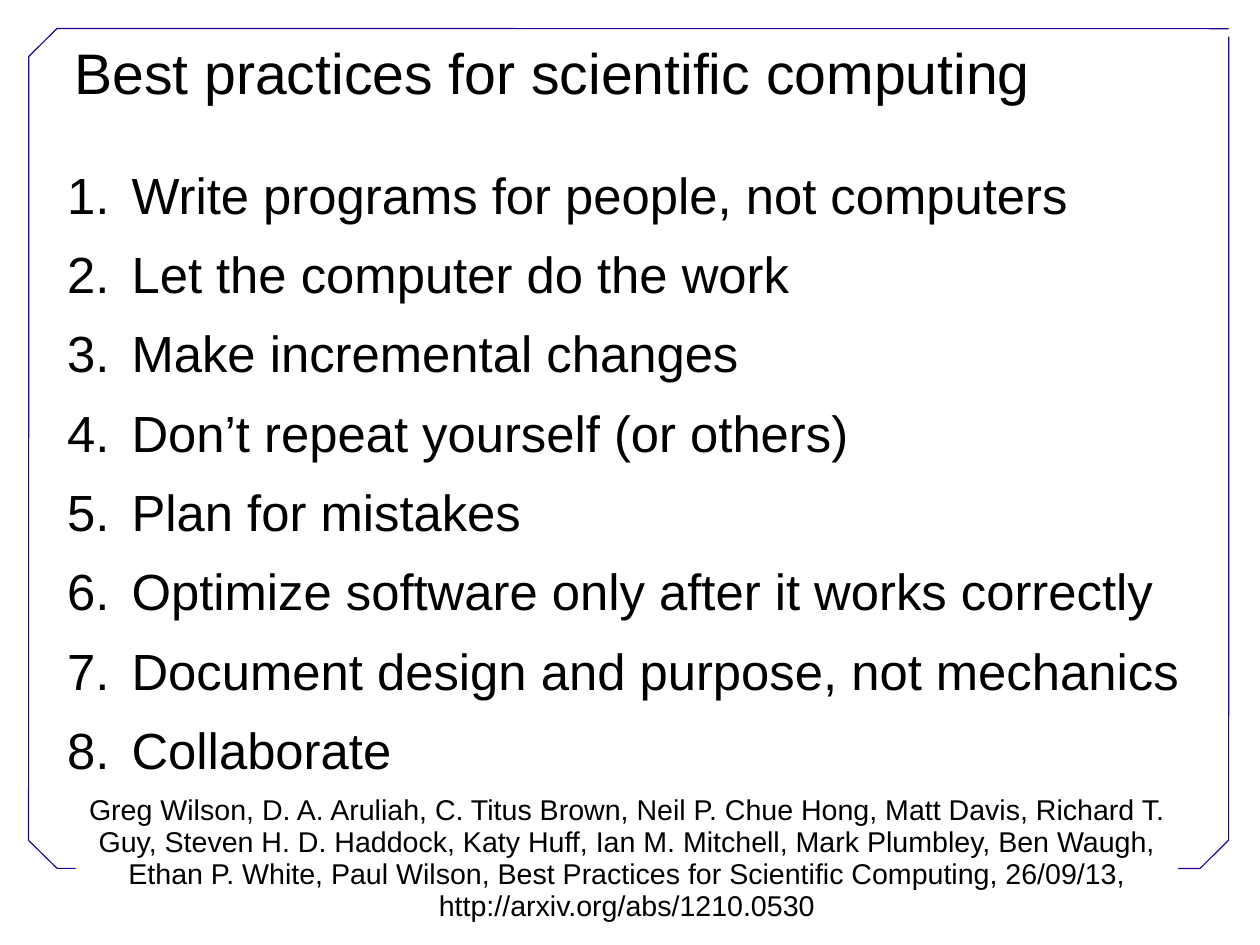
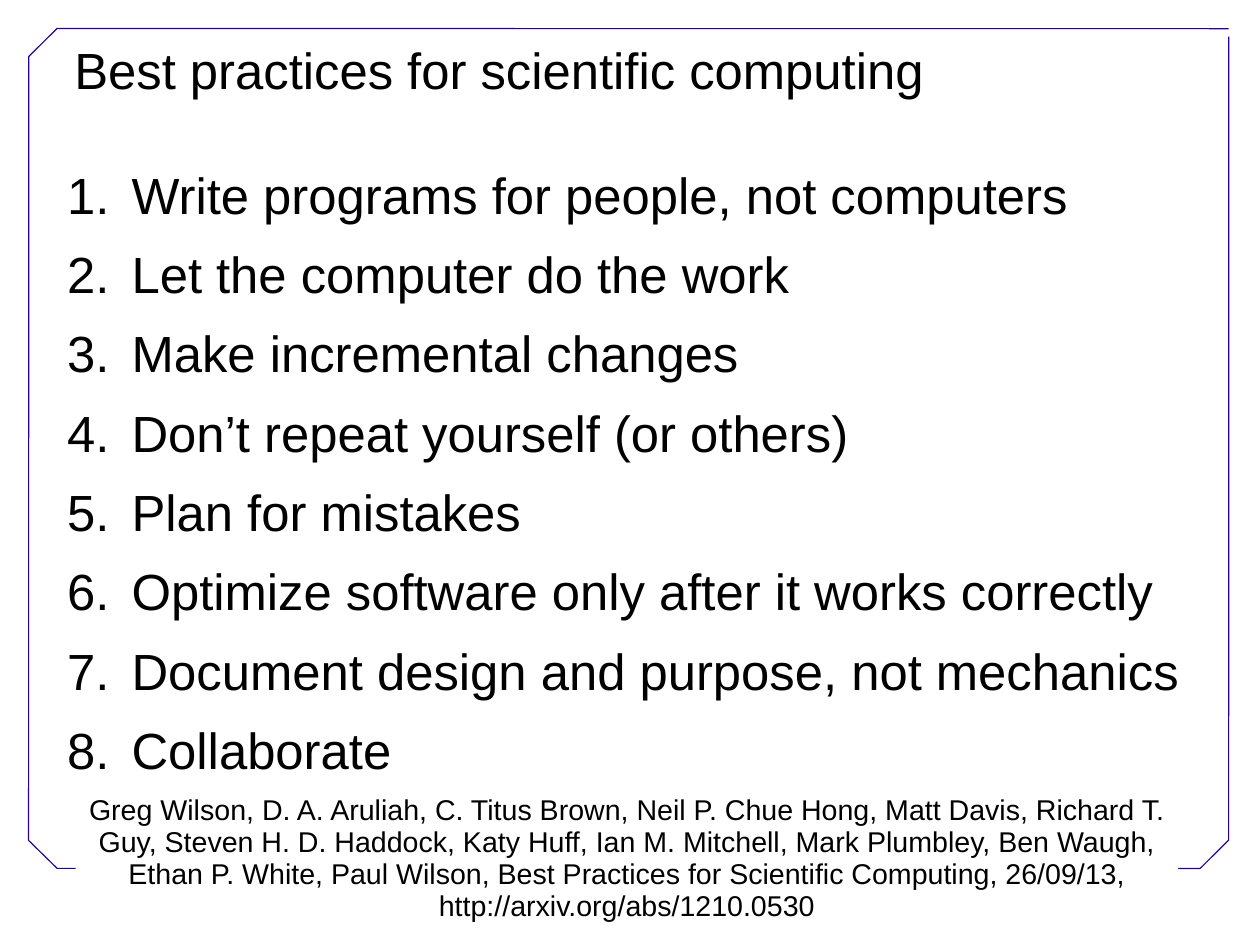
Before and after one commit to wking/swc-boot-camps, a slide deck: slide 2 of lessons/Conclusion.ppt (slide 1 before the commit). Drawn at 1260x945 pixels with LibreOffice and Linux fonts; fonts in the diff are those of the drawing; background and template pictures are left out. Boxes give left, top, right and bottom in pixels: in the first picture for what was removed or moved away, otherwise in the second. Text is boxed around its words. In the diff, an @@ line names an element or a change of style, - is before the commit and + after.

```diff
--- a/lessons/Conclusion.ppt
+++ b/lessons/Conclusion.ppt
@@ title "Best practices for scientific computing" at [74,52,923,99]: size 36 to 32 pt @@
```
Also in this commit, not shown: 1 other slide changed, 2 slides added, 1 other file.
